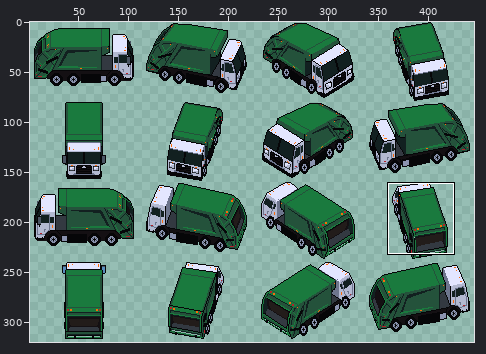
One commit to this sprite sheet: assets/aseprite/truck.png. Above, an overview of the earlier version with the close-up marked.
Close-up. As it was:
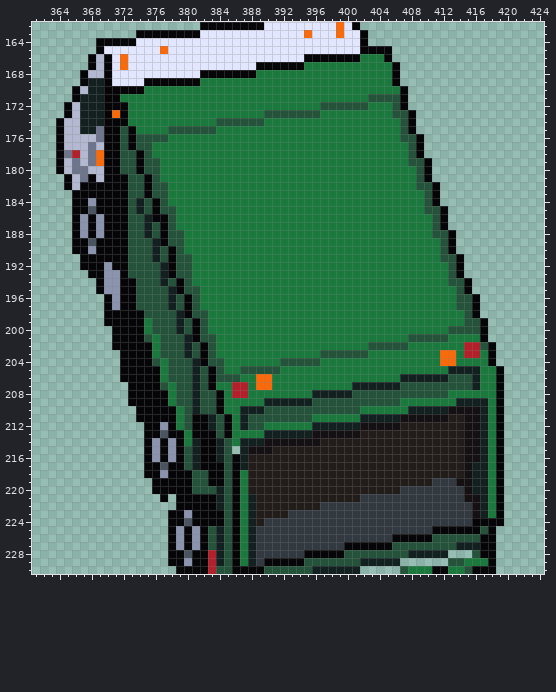
The file is 448x320 pixels. Shown: x 361..424, y 162..230. The wide view leaves out empty margins. The commit also changed other parts of the picture, which this record leaves out.
After:
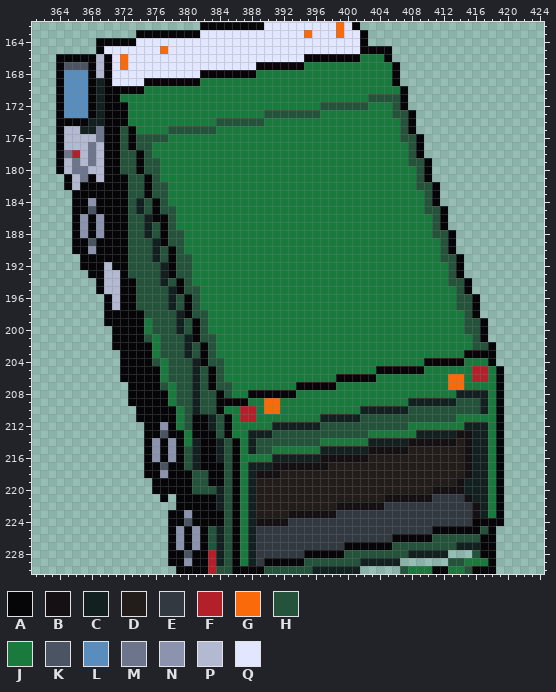
Palette (. is transparent): A #060608  B #141013  C #122020  D #221c1a  E #333941  F #b4202a  G #fa6a0a  H #24523b  J #1a7a3e  K #4a5462  L #588dbe  M #6d758d  N #8b93af  P #b3b9d1  Q #e3e6ff
What changed:
Changed rows in their new state; - is an unchanged pixel.
first column x 364:
166 AAAA----
167 AKKK----
168 ALLLA---
169 ALLLA---
170 ALLLA---
171 ALLLA---
172 ALLLA---
173 ALLLA--A
174 -AAA----
first column x 369:
178 P
179 P
first column x 370:
192 P-----------------------------------------------
193 PP----------------------------------------------
194 PP----------------------------------------------
195 PP----------------------------------------------
196 -P----------------------------------------------
197 -P----------------------------------------------
200 -------------------------------------------JJ---
201 --------------------------------------JJJJJ---H-
202 ---------------------------------JJJJJ-------JH-
203 ---------------------------JJJJJJ---------JJ-AAA
204 ----------------------JJJJJ-------------AAAAA---
205 -----------------JJJJJ------------AAAAAA---JJJFF
206 ---------------JJ--JJ--------AAAAA---JJJJJJGGJFF
207 --------------HHJJ-JJ---AAAAA--JJJJJJJJJJJJGGJJ-
208 ---------------HJJAAAAAA--JJJJJJJJJJJJJJJJJ-CCCC
209 ---------------AAA--GGJJJJJJJJJJJJJJJ-CCCCCCHHH-
210 -----------------FFJGGJJJJJJJJJJCCCCCCHHHHHHHHH-
211 -----------------FFJJJJJJJ-CCCCCHHHHHHHHHHHHJJJJ
212 -----------------JJJ-CCCCC-HHHHHHHHHHHJJJJJJJCC-
213 ------------------CC-HHHHHHHHHHHHJJJJJJCCCCCB-C-
214 ----------------AJ-HHHHHHHHJJJJJJCCCCCBBBBBB--C-
215 ----------------AJCHHJJJJJJCCCCCCBBBBB--------C-
216 -----------------JJJJCCCCCCBBBBBB-------------C-
217 -----------------JCCCBBBBBBB--------------------
218 ------------------CBBB--------------------------
219 ------------------C----------------------DDD-C--
220 ------------------C------------------DDDDBBBBC--
221 --------------------------------DDDBBBBBB-----C-
222 ---------------------------DDBBBBBB-------------
223 -----------------------BBBBBB-------------------
224 -------------------BBBB-------------------------
Boxes around the changes in both close-ups, in picture pixels (x1, y1, x2, y2):
changed: (56, 54, 120, 166)
changed: (104, 262, 120, 310)
changed: (216, 326, 488, 526)
